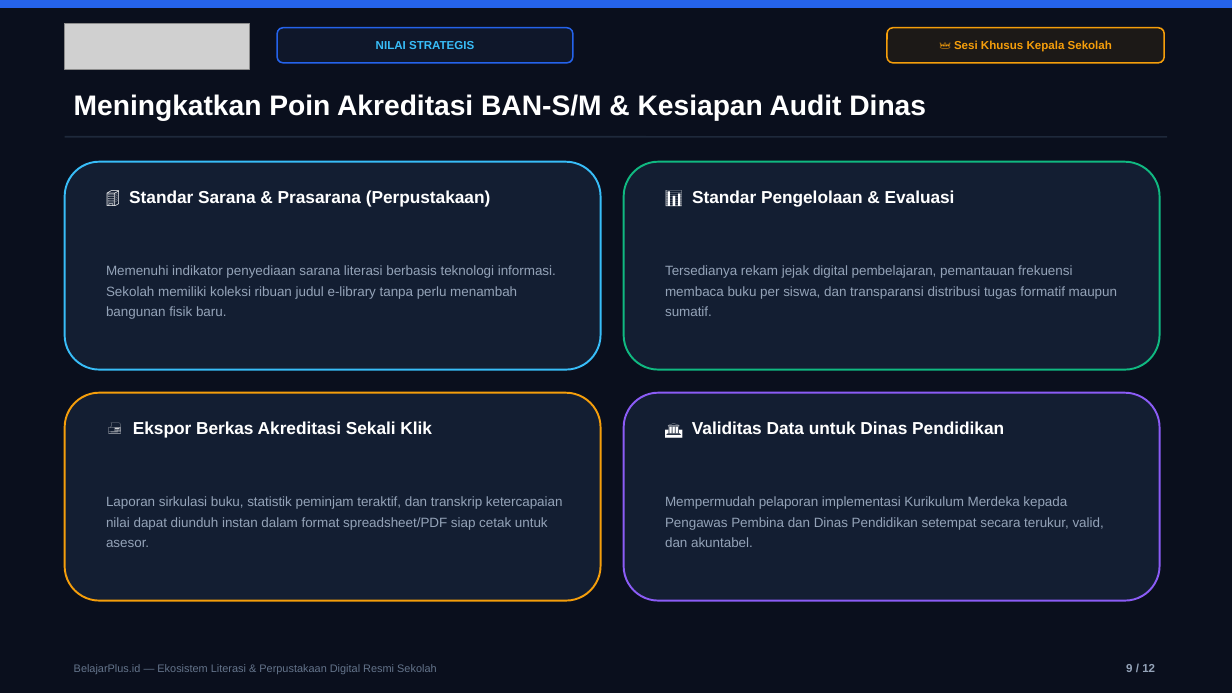
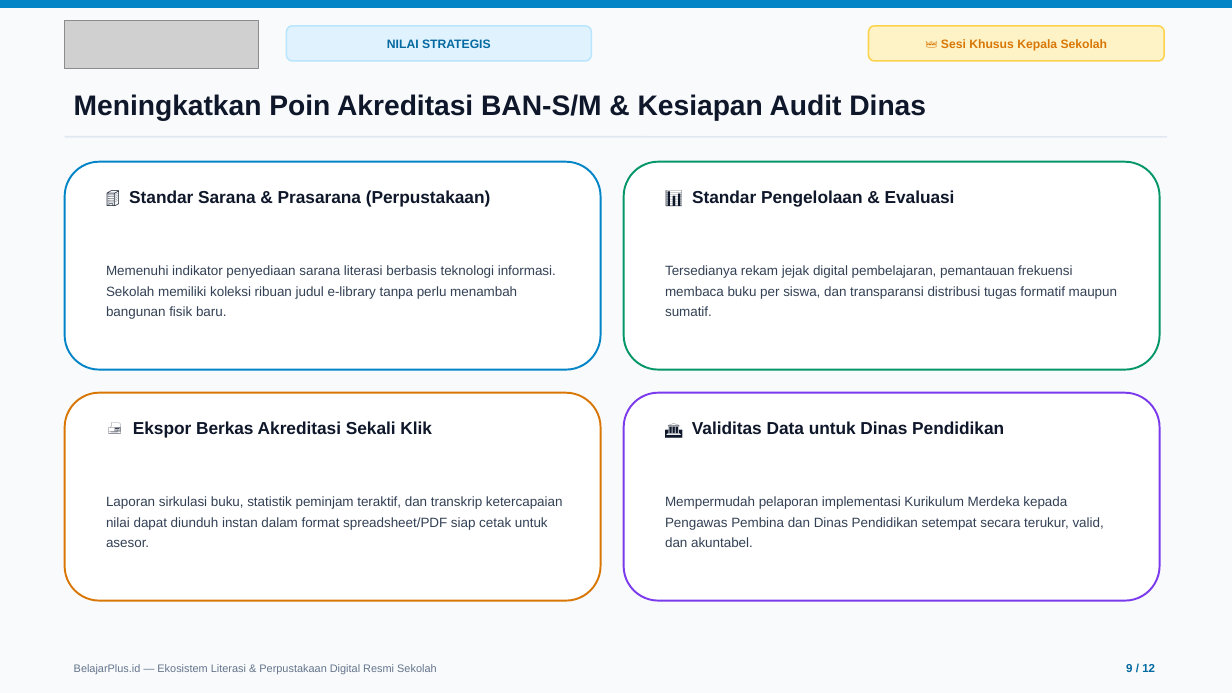
Before and after one commit to errorcript/belajarplus-tutorial, a slide deck: slide 9 of Sosialisasi_BelajarPlus_Kepala_Sekolah.pptx. Drawn at 1232x693 pixels with LibreOffice and Linux fonts; fonts in the diff are those of the drawing; grey boxes stand for pictures. Boxes give left, top, right and bottom in pixels: in the first picture for what was removed or moved away, otherwise in the second. Text is boxed around its words. In the diff, an @@ line names an element or a change of style, - is before the commit and + after.

Commit message:
style(pptx): switch presentation from dark mode to official clean light BelajarPlus theme

```diff
--- a/Sosialisasi_BelajarPlus_Kepala_Sekolah.pptx
+++ b/Sosialisasi_BelajarPlus_Kepala_Sekolah.pptx
@@ background #0A0F1D to #F8FAFC @@
@@ rectangle at <box>0,0,1232,7</box>: fill #2563EB to #0284C7; outline #2563EB 1 pt to #0284C7 1 pt @@
@@ picture: place and size @@
-picture at <box>65,23,250,69</box>
+picture at <box>65,20,259,68</box>
@@ text "NILAI STRATEGIS": place and size @@
-text "NILAI STRATEGIS" at <box>376,41,474,49</box>
+text "NILAI STRATEGIS" at <box>387,39,491,48</box>
@@ text "NILAI STRATEGIS" at <box>387,39,491,48</box>: size 9 to 9.5 pt, text colour #38BDF8 to #0369A1 @@
@@ rounded rectangle: place and size @@
-rounded rectangle at <box>277,28,573,63</box>
+rounded rectangle at <box>287,26,592,61</box>
@@ rounded rectangle at <box>287,26,592,61</box>: fill #0F172A to #E0F2FE; outline #2563EB 1.2 pt to #BAE6FD 1.2 pt @@
@@ text "👑 Sesi Khusus Kepala Sekolah": place and size @@
-text "👑 Sesi Khusus Kepala Sekolah" at <box>954,40,1112,52</box>
+text "👑 Sesi Khusus Kepala Sekolah" at <box>941,39,1108,51</box>
@@ text "👑 Sesi Khusus Kepala Sekolah" at <box>941,39,1108,51</box>: size 9 to 9.5 pt, text colour #F59E0B to #D97706 @@
@@ rounded rectangle: place and size @@
-rounded rectangle at <box>887,28,1165,63</box>
+rounded rectangle at <box>869,26,1165,61</box>
@@ rounded rectangle at <box>869,26,1165,61</box>: fill #1C1917 to #FEF3C7; outline #F59E0B 1.2 pt to #FCD34D 1.2 pt @@
@@ line (65, 137) - (1167, 137): stroke #1E293B 1.2 pt to #E2E8F0 1.2 pt @@
@@ rounded rectangle at <box>65,162,601,370</box>: fill #131E32 to #FFFFFF; outline #38BDF8 1.5 pt to #0284C7 1.5 pt @@
@@ rounded rectangle at <box>624,162,1160,370</box>: fill #131E32 to #FFFFFF; outline #10B981 1.5 pt to #059669 1.5 pt @@
@@ rounded rectangle at <box>65,393,601,601</box>: fill #131E32 to #FFFFFF; outline #F59E0B 1.5 pt to #D97706 1.5 pt @@
@@ rounded rectangle at <box>624,393,1160,601</box>: fill #131E32 to #FFFFFF; outline #8B5CF6 1.5 pt to #7C3AED 1.5 pt @@
@@ text colour #FFFFFF to #0F172A in 5 elements at <box>74,94,926,121</box>, <box>129,190,491,207</box>, <box>692,190,955,207</box>, <box>133,421,432,438</box>, <box>692,421,1004,434</box> @@
@@ text colour #94A3B8 to #334155 in 4 elements at <box>106,265,556,319</box>, <box>665,265,1117,316</box>, <box>106,496,563,547</box>, <box>665,496,1104,547</box> @@
@@ text "9 / 12" at <box>1126,663,1155,675</box>: text colour #94A3B8 to #0369A1 @@
```
Also in this commit, not shown: 11 other slides changed, 13 other files.
